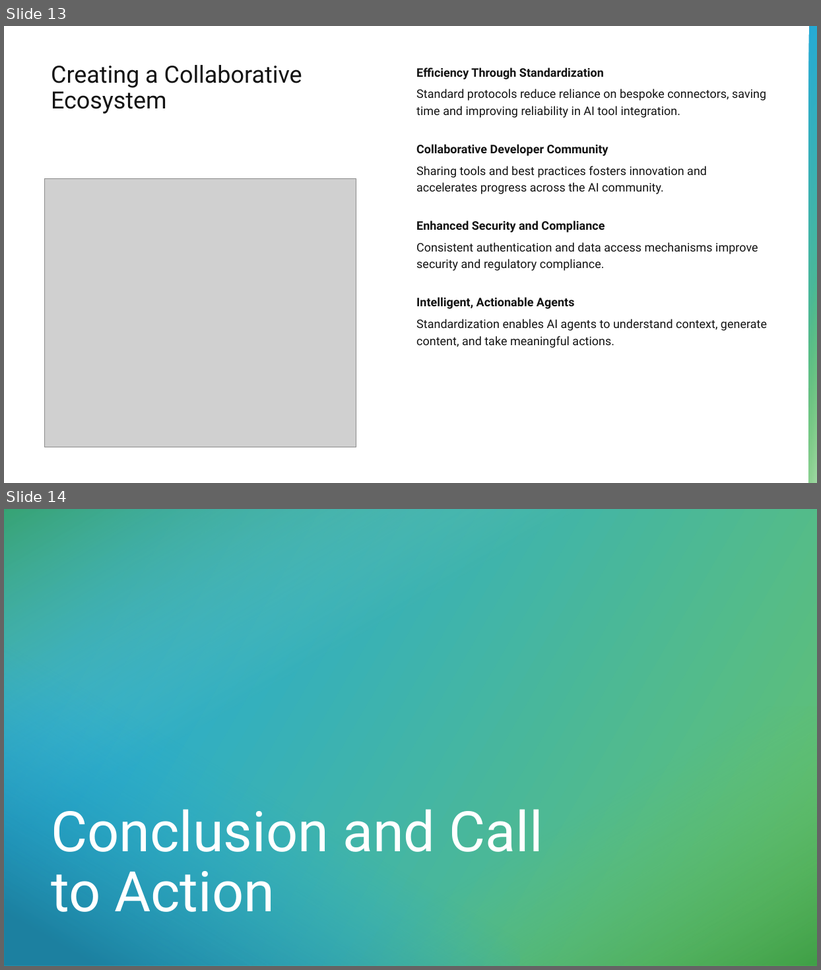
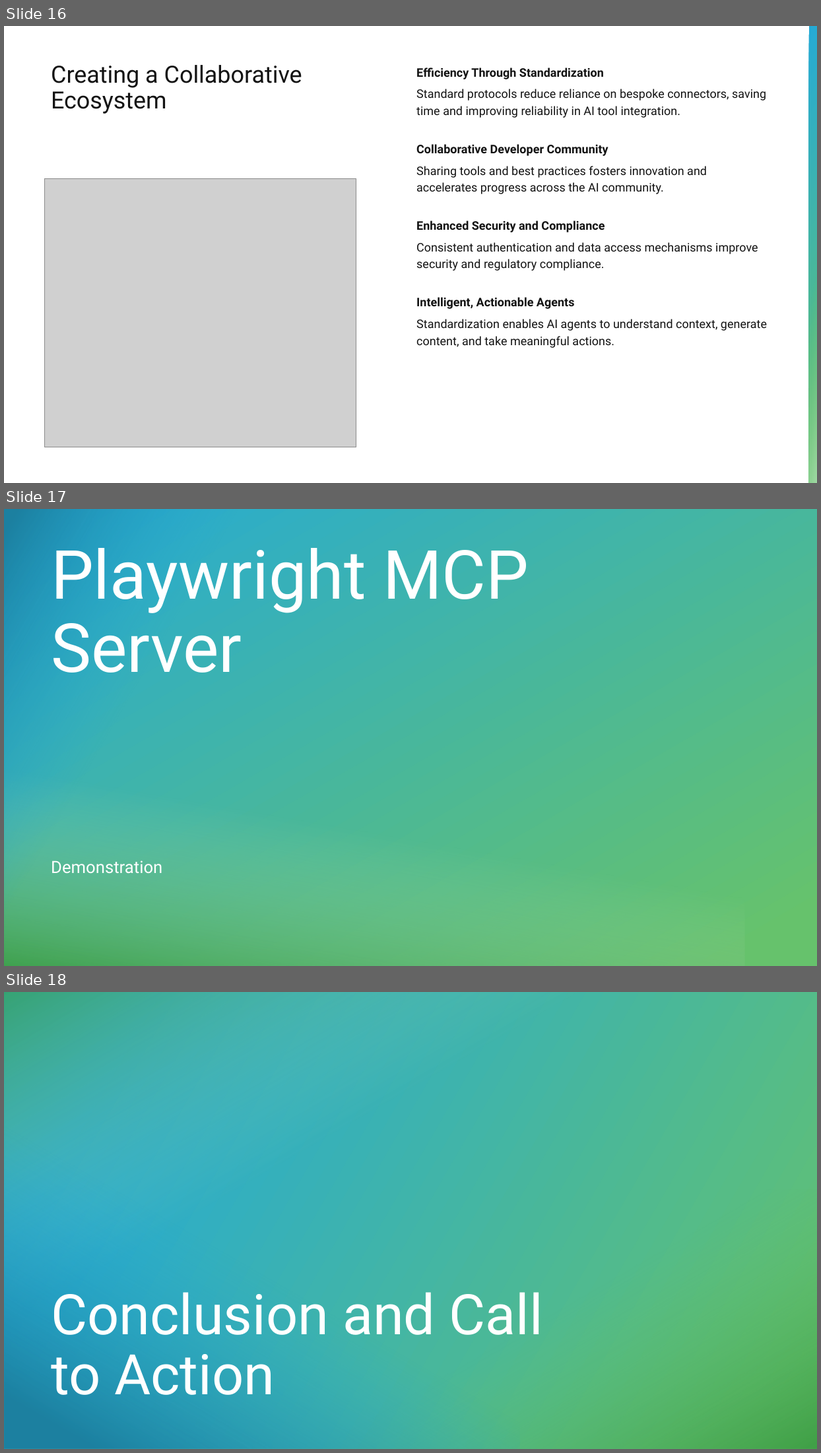
Before and after one commit to trayburn/presentation-mcp, a slide deck: MCP_Servers_Presentation.pptx. Shown one above the other, each under a label of ours: slides 13 and 14 before the commit, slides 16, 17 and 18 after it. The pictures are 821x970 and 821x1453 pixels, drawn with LibreOffice and Linux fonts; fonts in the diff are those of the drawing; grey boxes stand for pictures. Boxes give left, top, right and bottom in pixels: in the first picture for what was removed or moved away, otherwise in the second. Text is boxed around its words. In the diff, an @@ line names an element or a change of style, - is before the commit and + after.

```diff
--- a/MCP_Servers_Presentation.pptx
+++ b/MCP_Servers_Presentation.pptx
@@ slide 17 added at (4, 509, 817, 966), background #131313; not listed: 1 template element that a slide beside it also shows @@
@@ rectangle added at (4, 509, 817, 966), fill #FFFFFF @@
@@ rectangle added at (4, 509, 817, 966), fill gradient #25AAD5 to #66C26C @@
@@ rectangle added at (4, 509, 376, 966), fill gradient #1C80A0 to #25AAD5 @@
@@ title added at (51, 548, 529, 673), 80 pt, text #FFFFFF @@
+Playwright MCP Server
@@ rectangle added at (4, 588, 745, 966), fill gradient #3F9F46 to #A3DAA7 @@
@@ subtitle added at (51, 861, 162, 873), 20 pt, text #FFFFFF @@
+Demonstration
@@ what was slide 13 is now slide 16 @@
@@ what was slide 14 is now slide 18 @@
```
Also in this commit, not shown: 1 slide changed, 3 other slides added, 2 other files.
